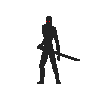
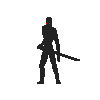
Revision of a layered 100×100 image; what changed, layer by layer:
showed "03" over box(42, 21, 60, 62)
showed "02" over box(42, 17, 60, 62)
hid "01" over box(42, 16, 60, 62)
hid "배경" over box(42, 16, 60, 62)
